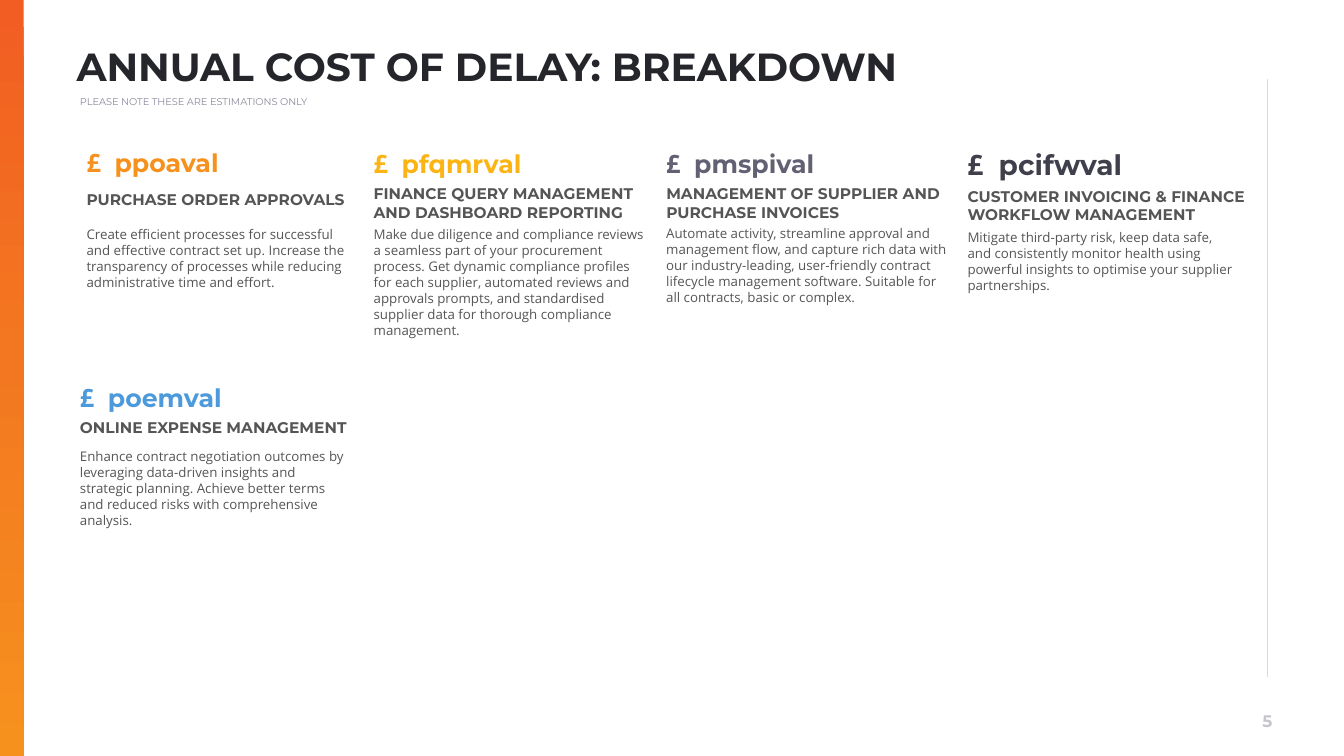
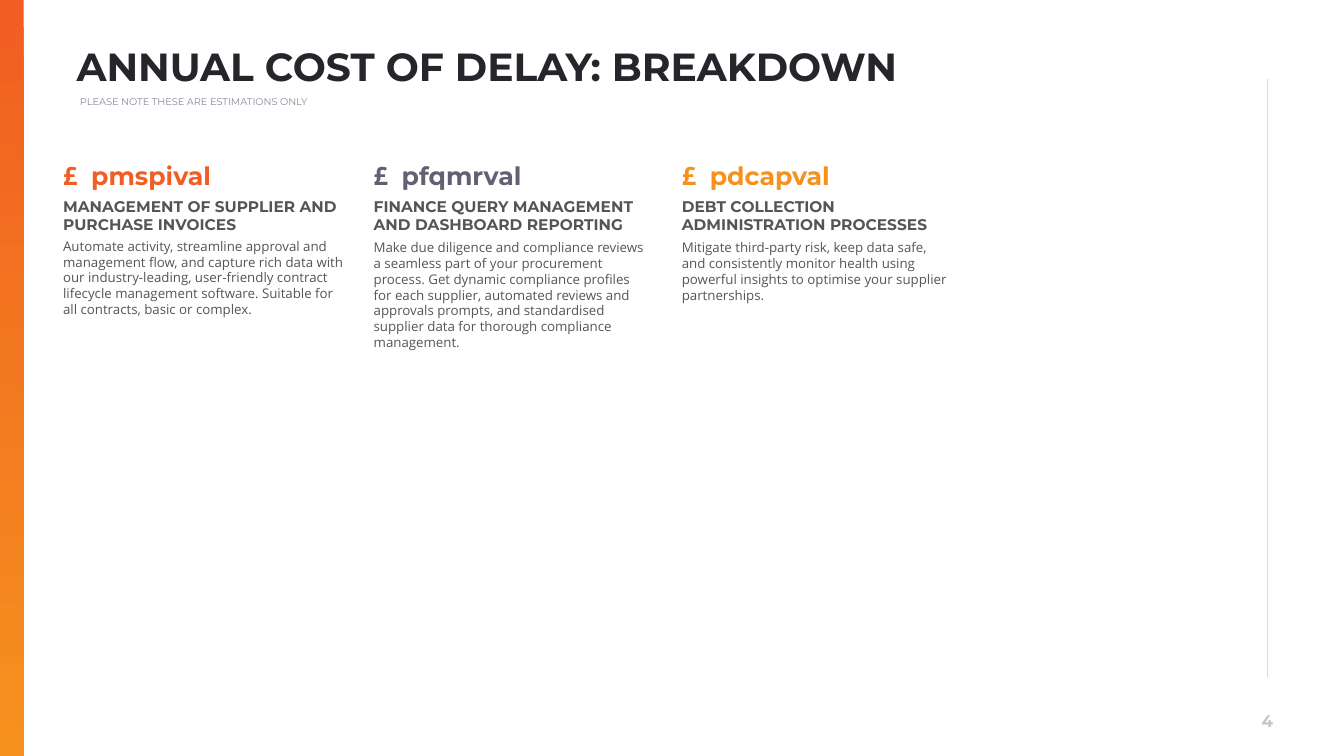
Before and after one commit to muratozdemirpiblo/ppt-api, a slide deck: slide 4 of client.pptx (slide 5 before the commit). Drawn at 1344x756 pixels with LibreOffice and Linux fonts; fonts in the diff are those of the drawing; background and template pictures are left out. Boxes give left, top, right and bottom in pixels: in the first picture for what was removed or moved away, otherwise in the second. Text is boxed around its words. In the diff, an @@ line names an element or a change of style, - is before the commit and + after.

```diff
--- a/client.pptx
+++ b/client.pptx
@@ text "£ pmspival": place and size @@
-text "£ pmspival" at (694, 153, 814, 178)
+text "£ pmspival" at (91, 165, 211, 190)
@@ text "£ pmspival" at (91, 165, 211, 190): text colour #616173 to #F15D22 @@
@@ text removed at (115, 153, 219, 177) @@
-£ ppoaval
@@ text "£ pfqmrval": place and size @@
-text "£ pfqmrval" at (402, 154, 522, 178)
+text "£ pfqmrval" at (402, 166, 522, 190)
@@ text "£ pfqmrval" at (402, 166, 522, 190): text colour #FCB415 to #616173 @@
@@ text added at (710, 166, 830, 190), 18 pt, text #F6911E, bold @@
+£ pdcapval
@@ text removed at (999, 153, 1122, 181) @@
-£ pcifwval
@@ text "MANAGEMENT OF SUPPLIER AND PURCHASE ...": place and size @@
-text "MANAGEMENT OF SUPPLIER AND PURCHASE ..." at (666, 188, 940, 218)
+text "MANAGEMENT OF SUPPLIER AND PURCHASE ..." at (63, 201, 337, 230)
@@ text removed at (87, 194, 345, 205) @@
-PURCHASE ORDER APPROVALS
@@ text "FINANCE QUERY MANAGEMENT AND DASHBOARD ...": place and size @@
-text "FINANCE QUERY MANAGEMENT AND DASHBOARD ..." at (374, 188, 633, 218)
+text "FINANCE QUERY MANAGEMENT AND DASHBOARD ..." at (374, 201, 633, 230)
@@ text added at (682, 201, 927, 230), 11 pt, text #555555, bold @@
+DEBT COLLECTION ADMINISTRATION PROCESSES
@@ text removed at (968, 191, 1244, 220) @@
-CUSTOMER INVOICING & FINANCE WORKFLOW MANAGEMENT
@@ text "Automate activity, streamline approval and ...": place and size @@
-text "Automate activity, streamline approval and ..." at (666, 228, 946, 305)
+text "Automate activity, streamline approval and ..." at (63, 241, 343, 317)
@@ text removed at (87, 229, 344, 287) @@
-Create efficient processes for successful and effective contract set up. Increase the transparency of processes while reducing administrative time and effort.
@@ text "Make due diligence and compliance ...": place and size @@
-text "Make due diligence and compliance ..." at (374, 229, 643, 338)
+text "Make due diligence and compliance ..." at (374, 242, 643, 350)
@@ text "Mitigate third-party risk, keep data ...": place and size @@
-text "Mitigate third-party risk, keep data ..." at (968, 232, 1232, 293)
+text "Mitigate third-party risk, keep data ..." at (682, 242, 946, 303)
@@ text removed at (108, 388, 222, 412) @@
-£ poemval
@@ text removed at (80, 422, 346, 433) @@
-ONLINE EXPENSE MANAGEMENT
@@ text removed at (80, 451, 344, 528) @@
-Enhance contract negotiation outcomes by leveraging data-driven insights and strategic planning. Achieve better terms and reduced risks with comprehensive analysis.
@@ page number at (1262, 715, 1274, 727): text changed @@
-5
+4
```
Also in this commit, not shown: 2 other slides changed, 1 slide removed, 2 other files.
